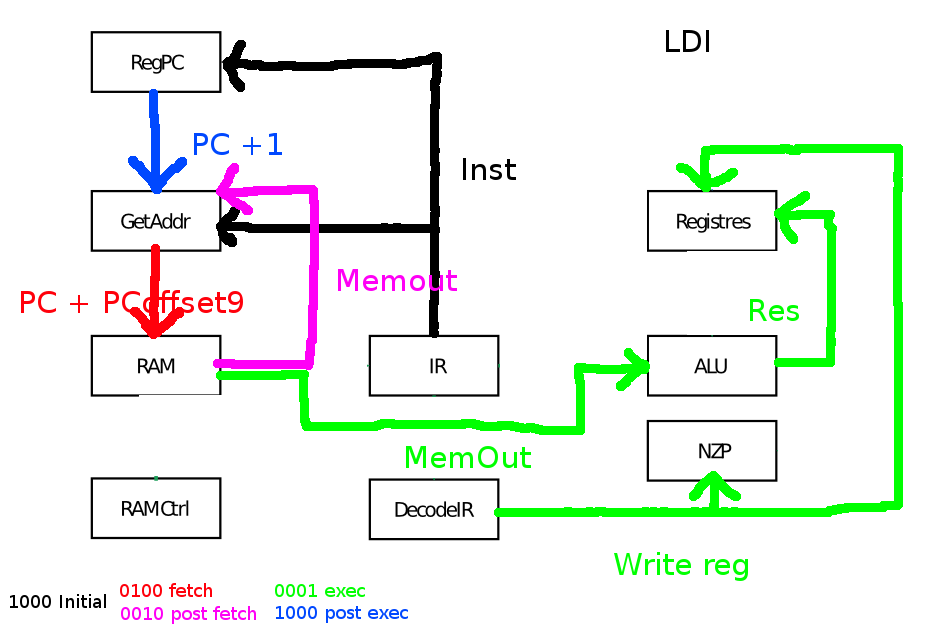
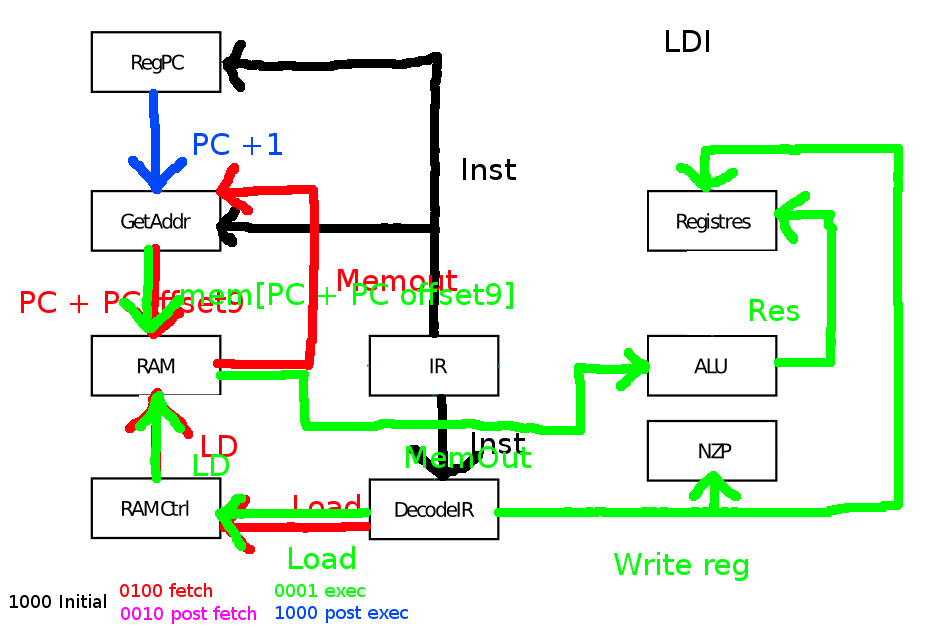
Two versions of the same layered image (930 × 632). Layer-by-layer changes:
added group "POST EXEC" with 2 layers above "EXEC" over [216, 163, 282, 194]
added group "EXEC" with 7 layers above "POST FETCH" over [119, 163, 525, 569]
added layer "mem[PC + PC offset9]" in group "EXEC" over [181, 282, 513, 309]
moved "MemOut" into group "EXEC" over [409, 446, 522, 468]
added layer "Load" in group "EXEC" over [289, 546, 355, 569]
added layer "LD" in group "EXEC" over [194, 454, 229, 476]
moved "exec" into group "EXEC", painted on it over [119, 163, 525, 551]
added group "FETCH" with 6 layers above "INITIAL" over [119, 163, 457, 554]
moved "post fetch" into group "FETCH", painted on it over [213, 163, 319, 370]
moved "Memout" into group "FETCH", painted on it over [338, 269, 457, 291]
moved "PC + PCoffset9" into group "FETCH" over [119, 290, 243, 313]
added layer "Load #1" in group "FETCH" over [294, 494, 360, 517]
added layer "LD #1" in group "FETCH" over [202, 435, 237, 457]
moved "Fetch" into group "FETCH", painted on it over [125, 244, 371, 554]
added group "INITIAL" with 3 layers above "LEGENDE" over [216, 163, 525, 481]
added layer "Inst #1" in group "INITIAL" over [472, 432, 525, 454]
moved "Initial" into group "INITIAL", painted on it over [216, 163, 483, 481]
added group "LEGENDE" with 6 layers above "BLOCK" over [119, 163, 525, 569]
